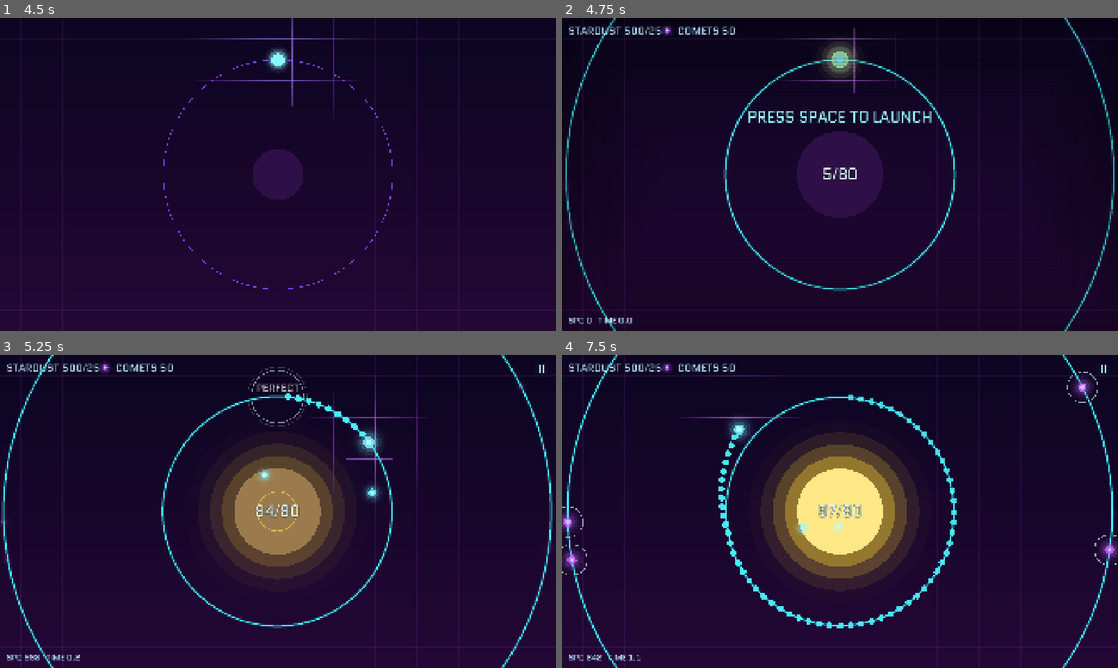
Above: before the commit, frames 1-4 (two rows, left to right).
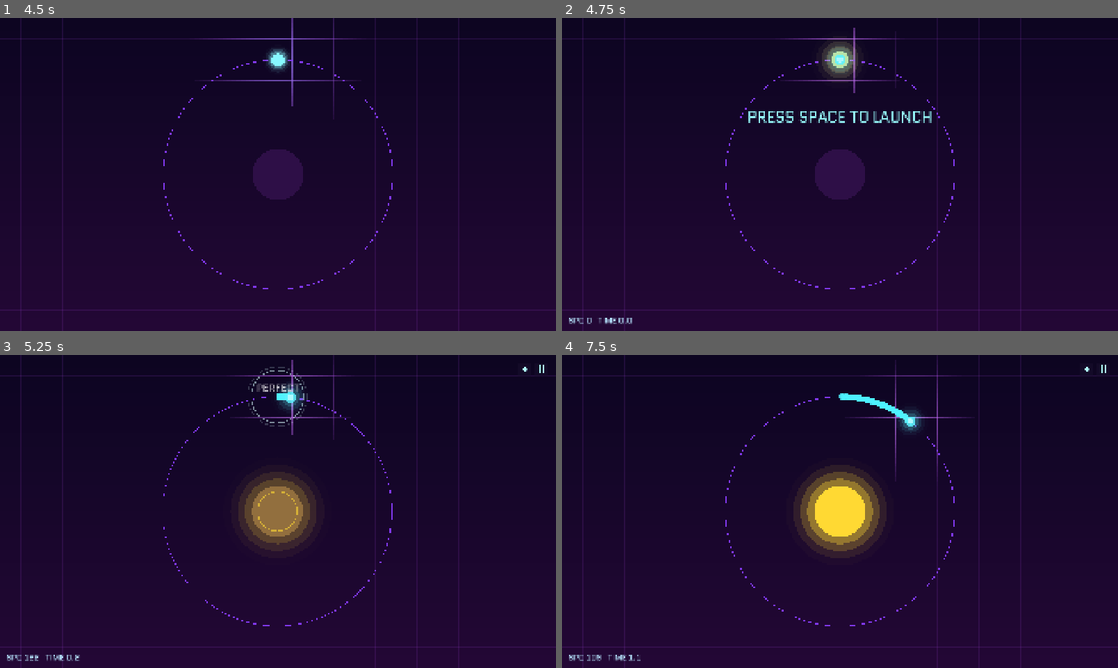
Above: after the commit, the same moments.

Repository: kjbrown-sandbox/juniper-dev-gamejam
Game: Godot game, scene res://MainMenu.tscn
Same seed, same stepped clock (60 frames per second), same inputs: the game is played once before the commit and once after it.
Inputs (mouse positions are in pixels of both pictures, inside the frame that each line leads up to):
- Up to frame 1 (4.5 s): click "PLAY" at 0.5 s; tap Enter at 1.25, 2.85 s; move the mouse to (400, 158) at 1.27 s; hold Right 1.28-2 s; hold F 1.28-2 s; click (400, 158) at 1.42 s; tap Space at 1.52 s; drag from (166, 190) to (250, 237) at 2.02 s; move the mouse to (333, 105) at 2.77 s; hold Right 2.78-3.5 s; click (333, 105) at 2.92 s; drag from (250, 237) to (111, 127) at 3.52 s; move the mouse to (444, 221) at 4.27 s; hold Left from 4.28 s (still down); tap N at 4.35 s; click (444, 221) at 4.42 s
- Up to frame 2 (4.75 s): keep holding Left; tap Space at 4.52 s
- Up to frame 3 (5.25 s): release Left at 5 s; tap Space at 5 s; drag from (111, 464) to (194, 433) at 5.02 s
- Up to frame 4 (7.5 s): move the mouse to (867, 511) at 5.77 s; hold Down 5.78-6.5 s; tap P at 5.85 s; click (867, 511) at 5.92 s; tap Enter at 6.5 s; drag from (756, 433) to (728, 527) at 6.52 s; tap Space at 7.25 s; move the mouse to (962, 495) at 7.27 s; hold Up from 7.28 s (still down); hold F from 7.28 s (still down); click (962, 495) at 7.42 s

Frame 1 is identical in both runs. In frame 2, 4.8% of the frame differs, in the area x 0-100%, y 0-100%; in frame 3, 11%; in frame 4, 15%.

Commit message:
Add in-game volume button + Music/SFX toggles
A corner volume button (left of pause) toggles master mute; hovering it
reveals a popup with a volume slider + Music/SFX toggles, built from a new
shared AudioControls widget that the main-menu settings page also uses.

- AudioControls.gd: shared slider + labeled Music/SFX toggles; state lives
  in the AudioServer buses (session-only, no save).
- Sfx.gd: create Music (with disabled low-pass for the pause muffle) + SFX
  buses up front in the autoload; route all SFX players to the SFX bus.
- MainMenu.gd: settings panel reuses AudioControls; menu music -> Music bus.
- Game.gd: hand-drawn volume button + hover popup; hud_hidden flag to
  suppress the whole HUD overlay for clean captures.
- Speaker icons by Kenney (CC0), credited in CREDITS.md + the in-game screen.

Co-Authored-By: Claude Opus 4.8 (1M context) <noreply@anthropic.com>

Diff:
--- /dev/null
+++ b/AudioControls.gd
@@ -0,0 +1,108 @@
+class_name AudioControls
+extends RefCounted
+# Shared audio-settings widget: a master-volume slider + Music/SFX mute toggles. Built by BOTH the
+# main-menu settings panel (MainMenu) and the in-game hover popup (Game), so the two stay identical.
+#
+# There's no settings store: the AudioServer buses ARE the state (volume_db on Master, mute on the
+# "Music"/"SFX" buses), and those persist for the whole session. So build() just reads the current
+# bus state when it's created and writes it back on change. Session-only, matching the jam's no-save
+# design — nothing is saved to disk.
+
+static func build(style: VisualStyle, ui_font: Font) -> Control:
+	var vb := VBoxContainer.new()
+	vb.add_theme_constant_override("separation", 18)
+	vb.custom_minimum_size = Vector2(300, 0)
+
+	# Master volume: slider + live percentage (same dB math as MainMenu._set_volume).
+	vb.add_child(_label("VOLUME", 26, style, ui_font))
+	var row := HBoxContainer.new()
+	row.add_theme_constant_override("separation", 14)
+	var slider := HSlider.new()
+	slider.min_value = 0.0
+	slider.max_value = 100.0
+	slider.step = 1.0
+	slider.value = clampf(db_to_linear(AudioServer.get_bus_volume_db(0)) * 100.0, 0.0, 100.0)
+	slider.custom_minimum_size = Vector2(0, 40)
+	slider.size_flags_horizontal = Control.SIZE_EXPAND_FILL
+	slider.size_flags_vertical = Control.SIZE_SHRINK_CENTER
+	style_slider(slider, style)
+	var pct := _label("%d%%" % int(round(slider.value)), 24, style, ui_font)
+	pct.custom_minimum_size = Vector2(72, 0)
+	pct.horizontal_alignment = HORIZONTAL_ALIGNMENT_RIGHT
+	# No sound on change: value_changed fires once per pixel of travel, so a blip would machine-gun.
+	slider.value_changed.connect(func(v):
+		AudioServer.set_bus_volume_db(0, -80.0 if v <= 0.0 else linear_to_db(v / 100.0))
+		pct.text = "%d%%" % int(round(v)))
+	row.add_child(slider)
+	row.add_child(pct)
+	vb.add_child(row)
+
+	# Music / SFX toggles — each rides its own bus, muted independently of the master.
+	vb.add_child(_toggle("Music", "Music", style, ui_font))
+	vb.add_child(_toggle("SFX", "SFX", style, ui_font))
+	return vb
+
+
+# A labeled on/off toggle bound to a bus's mute flag. "pressed" = sound ON (bus un-muted). The -1
+# guards make it a safe no-op if the bus doesn't exist yet (e.g. before Sfx sets the buses up).
+static func _toggle(label: String, bus: String, style: VisualStyle, ui_font: Font) -> CheckButton:
+	var c := CheckButton.new()
+	c.text = label
+	c.add_theme_font_override("font", ui_font)
+	c.add_theme_font_size_override("font_size", 24)
+	c.add_theme_color_override("font_color", style.hud_text)
+	c.add_theme_color_override("font_hover_color", style.moon_fast)
+	c.add_theme_color_override("font_pressed_color", style.moon_fast)
+	var idx := AudioServer.get_bus_index(bus)
+	c.button_pressed = idx < 0 or not AudioServer.is_bus_mute(idx)
+	c.toggled.connect(func(on):
+		var i := AudioServer.get_bus_index(bus)
+		if i >= 0:
+			AudioServer.set_bus_mute(i, not on))
+	return c
+
+
+static func _label(text: String, size: int, style: VisualStyle, ui_font: Font) -> Label:
+	var l := Label.new()
+	l.text = text
+	l.add_theme_font_override("font", ui_font)
+	l.add_theme_font_size_override("font_size", size)
+	l.add_theme_color_override("font_color", style.hud_text)
+	return l
+
+
+# Cyan track + filled bar (same hue as everything else) and a grabber 2× the default size.
+# Moved here from MainMenu so the menu panel and the in-game popup share one slider look.
+static func style_slider(s: HSlider, style: VisualStyle) -> void:
+	var track := StyleBoxFlat.new()
+	track.bg_color = Color(style.moon_slow.r, style.moon_slow.g, style.moon_slow.b, 0.55)
+	track.set_corner_radius_all(5)
+	track.content_margin_top = 5.0
+	track.content_margin_bottom = 5.0
+	s.add_theme_stylebox_override("slider", track)
+	var fill := StyleBoxFlat.new()
+	fill.bg_color = style.moon_slow
+	fill.set_corner_radius_all(5)
+	fill.content_margin_top = 5.0
+	fill.content_margin_bottom = 5.0
+	s.add_theme_stylebox_override("grabber_area", fill)
+	s.add_theme_stylebox_override("grabber_area_highlight", fill)
+	var grab := make_grabber(34, style.moon_fast)
+	s.add_theme_icon_override("grabber", grab)
+	s.add_theme_icon_override("grabber_highlight", grab)
+	s.add_theme_icon_override("grabber_disabled", grab)
+
+
+static func make_grabber(diameter: int, col: Color) -> ImageTexture:
+	var img := Image.create(diameter, diameter, false, Image.FORMAT_RGBA8)
+	img.fill(Color(0, 0, 0, 0))
+	var rad := float(diameter) * 0.5
+	var ctr := Vector2(rad, rad)
+	for y in diameter:
+		for x in diameter:
+			var d := Vector2(x + 0.5, y + 0.5).distance_to(ctr)
+			if d <= rad:
+				var c := col
+				c.a = col.a * clampf(rad - d, 0.0, 1.0)   # 1px soft edge
+				img.set_pixelv(Vector2i(x, y), c)
+	return ImageTexture.create_from_image(img)
--- a/Game.gd
+++ b/Game.gd
@@ -18,6 +18,8 @@
 # recolored (via Icon.recolored) from its source green to the hint text color.
 var music: AudioStreamPlayer
 var arrow_tex: Texture2D
+var audio_on_tex: Texture2D    # speaker glyphs for the corner volume button (recolored once in _ready)
+var audio_off_tex: Texture2D
 
 # SPACE light-hit collision: a circle at the moon head overlaps a per-light Area2D pool. They live
 # in unzoomed world space (the renderer applies the camera manually in _draw), so overlap is in
@@ -140,7 +142,7 @@
 @export var fin_hold := 0.5             # victory screen: pause after each element before the next starts
 
 # ── Debug ──────────────────────────────────────────────────
-@export var debug_start := true         # TESTING: start with every upgrade + two rings sealed. TURN OFF before shipping.
+@export var debug_start := false         # TESTING: start with every upgrade + two rings sealed. TURN OFF before shipping.
 
 # ── State ──────────────────────────────────────────────────
 var phase := "play"      # play | dead | won | finale (the escape cinematic)
@@ -160,6 +162,9 @@
 var _end_holder: Control        # parent Control whose modulate drives the staged fade-in
 var _end_again: Button
 var _end_menu: Button
+var _vol_layer: CanvasLayer      # the corner volume button's hover popup (slider + Music/SFX toggles)
+var _vol_pop: Control
+var _vol_pop_open := false
 var _core_bought_in_shop := false   # a Core upgrade was bought this shop visit -> top core off on close
 # Run totals for the victory screen (cumulative, not the spendable wallets).
 var total_stardust := 0
@@ -223,6 +228,7 @@
 var asteroid_respawn := 0.0
 var square_respawn := 0.0
 var paused := false
+var hud_hidden := false      # set true to hide the whole HUD overlay (counters, SPD/TIME, corner buttons) for clean captures
 var confirm_reset := false   # R opens an "are you sure?" overlay before actually resetting
 var confirm_hit: Array = []  # clickable Yes/No regions in the confirm overlay
 var space_cd := 0.0
@@ -282,6 +288,10 @@
 	_setup_music_bus()   # route music through a low-pass "Music" bus so we can muffle it on pause
 	# Recolor the green arrow art to the hint text color for the ring-nav prompt.
 	arrow_tex = Icon.recolored(load("res://assets/icons/arrows.png"), style.banner_info)
+	# Speaker glyphs for the corner volume button, recolored once (Icon.recolored is a per-pixel loop).
+	audio_on_tex = Icon.recolored(load("res://assets/icons/audioOn.png"), style.banner_pause)
+	audio_off_tex = Icon.recolored(load("res://assets/icons/audioOff.png"), style.banner_pause)
+	_build_volume_popup()
 	# Capture export bases BEFORE the first reset, so editing an @export actually takes effect
 	# (reset() restores from here instead of hardcoded duplicates).
 	_base = {
@@ -411,6 +421,41 @@
 	s.set_corner_radius_all(4)
 	s.set_content_margin_all(10)
 	return s
+
+
+# ── Volume popup (real Control nodes) ──────────────────────
+# The corner volume button is hand-drawn next to the pause icon (see _draw_hud); hovering it reveals
+# this panel — the SAME AudioControls widget the main-menu settings page uses. Built once, hidden;
+# shown/positioned by _update_volume_popup(). (The game never truly pauses the SceneTree — "paused"
+# is a plain flag — so these Controls keep taking mouse input while paused, no process_mode needed.)
+func _build_volume_popup() -> void:
+	_vol_layer = CanvasLayer.new()
+	_vol_layer.layer = 10
+	add_child(_vol_layer)
+	var panel := PanelContainer.new()
+	panel.add_theme_stylebox_override("panel", _end_sb(Color(0.08, 0.09, 0.14, 0.96), style.banner_pause, 2))
+	panel.add_child(AudioControls.build(style, ui_font))
+	_vol_pop = panel
+	_vol_pop.visible = false
+	_vol_layer.add_child(_vol_pop)
+
+
+# Show the popup while the cursor is over the volume button OR the popup itself (grown a touch so the
+# gap between them doesn't make it flicker), and keep it pinned under the button's row. Force it shut
+# whenever the button isn't drawn (shop/reset overlay, or not actively playing).
+func _update_volume_popup() -> void:
+	if _vol_pop == null:
+		return
+	var want := false
+	if phase == "play" and started and not shop_open and not confirm_reset:
+		var mp := get_viewport().get_mouse_position()
+		want = vol_btn_rect().has_point(mp) or (_vol_pop_open and _vol_pop.get_global_rect().grow(14.0).has_point(mp))
+		if want:
+			var vp := get_viewport_rect().size
+			_vol_pop.position = Vector2(vp.x - 26.0 - _vol_pop.size.x, vol_btn_rect().end.y + 6.0)
+	if want != _vol_pop_open:
+		_vol_pop_open = want
+		_vol_pop.visible = want
 
 
 # Reveal + fade the victory buttons in sync with the staged end-screen schedule (same `a_btns` curve
@@ -896,6 +941,7 @@
 
 # ── Sim ────────────────────────────────────────────────────
 func _process(delta: float) -> void:
+	_update_volume_popup()   # hover-driven; runs every frame (incl. while paused) before the sim gates
 	if phase == "won" or phase == "dead":
 		if finale_won:
 			finale_end_t += delta   # drives the staged fade-in of the victory screen
@@ -1435,6 +1481,12 @@
 	if shop_open:
 		return
 
+	# Volume button (left of pause): toggle master mute = all sound on/off. The hover popup's slider
+	# and toggles are real Controls, so they swallow their own clicks before this ever fires.
+	if phase == "play" and started and vol_btn_rect().has_point(mp):
+		AudioServer.set_bus_mute(0, not AudioServer.is_bus_mute(0))
+		return
+
 	# Pause toggle via the corner icon (Pleenko-style clickable pause button).
 	if phase == "play" and started and pause_btn_rect().has_point(mp):
 		paused = not paused
@@ -2230,6 +2282,8 @@
 
 
 func _draw_hud(font: Font) -> void:
+	if hud_hidden:
+		return   # clean-capture mode: suppress all overlay chrome (toggle with H)
 	var vp := get_viewport_rect().size
 	# Dev readout (bottom-left): live speed + elapsed game time.
 	dtext(font, Vector2(22, vp.y - 26), "SPD %d   TIME %.1f" % [int(speed), game_time], HORIZONTAL_ALIGNMENT_LEFT, -1, 14, style.hud_text)
@@ -2259,6 +2313,15 @@
 			draw_colored_polygon(PackedVector2Array([bc + Vector2(-ps * 0.7, -ps), bc + Vector2(ps, 0), bc + Vector2(-ps * 0.7, ps)]), style.banner_pause)
 		else:
 			draw_pause_bars(bc, r.size.x * 0.26, style.banner_pause)
+
+		# Clickable volume button (left of pause). Click toggles all sound; hover reveals the popup.
+		# Speaker-off glyph when master is muted OR the slider's dragged to silence.
+		var vr := vol_btn_rect()
+		draw_rect(vr, Color(0.1, 0.06, 0.18, 0.5))
+		var muted := AudioServer.is_bus_mute(0) or AudioServer.get_bus_volume_db(0) <= -79.0
+		var vtex := audio_off_tex if muted else audio_on_tex
+		var isz := vr.size.x * 0.58
+		draw_texture_rect(vtex, Rect2(vr.position + (vr.size - Vector2(isz, isz)) * 0.5, Vector2(isz, isz)), false)
 
 	var sc := screen_center()
 	# Centered banners — CENTER alignment in a wide box so they stay centered at any text scale.
@@ -2340,6 +2403,12 @@
 	return Rect2(vp.x - s - 26.0, 26.0, s, s)
 
 
+# The volume button sits one button-width (+12px gap) to the left of the pause button.
+func vol_btn_rect() -> Rect2:
+	var r := pause_btn_rect()
+	return Rect2(r.position.x - r.size.x - 12.0, r.position.y, r.size.x, r.size.y)
+
+
 # The true-ending victory screen: large white title, run stats, and two stacked buttons. No game UI.
 func _draw_finale_end(font: Font) -> void:
 	var sc := screen_center()
--- a/MainMenu.gd
+++ b/MainMenu.gd
@@ -47,7 +47,7 @@
 	["CAPSULE ART", "Dane Durrant"],
 	["MUSIC", "\"Space Sprinkles\" — Matthew Pablo (CC-BY 3.0)\n\"Magic Space\" — CodeManu (CC0)\nfrom OpenGameArt.org"],
 	["SOUND EFFECTS", "\"Pixel Combat\" — Helton Yan (CC-BY 4.0)\nheltonyan.itch.io/pixelcombat"],
-	["ICONS", "Arrows — hqrloveq (Flaticon)\nInfinity — Freepik (Flaticon)"],
+	["ICONS", "Arrows — hqrloveq (Flaticon)\nInfinity — Freepik (Flaticon)\nSpeaker — Kenney (CC0)"],
 ]
 const CREDITS_FOOTER := "Made for the Juniper Dev game jam with Godot 4.6"
 
@@ -58,7 +58,6 @@
 var _settings_box: Control
 var _credits_box: Control
 var _logo: TextureRect
-var _pct_label: Label
 var _music: AudioStreamPlayer
 var _music_started := false
 
@@ -233,7 +232,7 @@
 # ── Audio ──────────────────────────────────────────────────
 func _build_music() -> void:
 	_music = AudioStreamPlayer.new()
-	_music.bus = "Master"
+	_music.bus = "Music"   # so the Music toggle silences the menu theme too (intro fade rides volume_db)
 	# Menu theme = "Space Sprinkles" (in-game "magic space" is triggered from Game.gd instead).
 	var stream: AudioStream = load("res://assets/sound/Space Sprinkles.mp3")
 	if stream != null:
@@ -302,28 +301,10 @@
 	var pv := VBoxContainer.new()
 	pv.add_theme_constant_override("separation", 22)
 	pv.custom_minimum_size = Vector2(560, 0)
-	var vol_label := _make_label("VOLUME", 32)
-	var row := HBoxContainer.new()
-	row.add_theme_constant_override("separation", 18)
-	var slider := HSlider.new()
-	slider.min_value = 0.0
-	slider.max_value = 100.0
-	slider.step = 1.0
-	slider.value = volume
-	slider.custom_minimum_size = Vector2(0, 44)
-	slider.size_flags_horizontal = Control.SIZE_EXPAND_FILL
-	slider.size_flags_vertical = Control.SIZE_SHRINK_CENTER
-	_style_slider(slider)
-	slider.value_changed.connect(_on_volume_changed)
-	_pct_label = _make_label("%d%%" % int(round(volume)), 28)
-	_pct_label.custom_minimum_size = Vector2(96, 0)
-	_pct_label.horizontal_alignment = HORIZONTAL_ALIGNMENT_RIGHT
-	row.add_child(slider)
-	row.add_child(_pct_label)
+	# Volume slider + Music/SFX toggles — the same widget the in-game popup uses (AudioControls).
+	pv.add_child(AudioControls.build(style, ui_font))
 	var back_btn := _make_button("BACK")
 	back_btn.pressed.connect(_on_back)
-	pv.add_child(vol_label)
-	pv.add_child(row)
 	pv.add_child(back_btn)
 	panel.add_child(pv)
 	_settings_box.add_child(panel)
@@ -466,47 +447,3 @@
 	_credits_box.visible = false
 	_menu_box.visible = true
 	_play_btn.grab_focus()
-
-
-func _on_volume_changed(v: float) -> void:
-	# No sound here on purpose: value_changed fires once per pixel of slider travel, so a blip would
-	# machine-gun while dragging. The volume change is its own feedback.
-	_set_volume(v)
-	if _pct_label != null:
-		_pct_label.text = "%d%%" % int(round(v))
-
-
-# Cyan track + filled bar (same hue as everything else) and a grabber 2× the default size.
-func _style_slider(s: HSlider) -> void:
-	var track := StyleBoxFlat.new()
-	track.bg_color = Color(style.moon_slow.r, style.moon_slow.g, style.moon_slow.b, 0.55)
-	track.set_corner_radius_all(5)
-	track.content_margin_top = 5.0
-	track.content_margin_bottom = 5.0
-	s.add_theme_stylebox_override("slider", track)
-	var fill := StyleBoxFlat.new()
-	fill.bg_color = style.moon_slow
-	fill.set_corner_radius_all(5)
-	fill.content_margin_top = 5.0
-	fill.content_margin_bottom = 5.0
-	s.add_theme_stylebox_override("grabber_area", fill)
-	s.add_theme_stylebox_override("grabber_area_highlight", fill)
-	var grab := _make_grabber(34, style.moon_fast)
-	s.add_theme_icon_override("grabber", grab)
-	s.add_theme_icon_override("grabber_highlight", grab)
-	s.add_theme_icon_override("grabber_disabled", grab)
-
-
-func _make_grabber(diameter: int, col: Color) -> ImageTexture:
-	var img := Image.create(diameter, diameter, false, Image.FORMAT_RGBA8)
-	img.fill(Color(0, 0, 0, 0))
-	var rad := float(diameter) * 0.5
-	var ctr := Vector2(rad, rad)
-	for y in diameter:
-		for x in diameter:
-			var d := Vector2(x + 0.5, y + 0.5).distance_to(ctr)
-			if d <= rad:
-				var c := col
-				c.a = col.a * clampf(rad - d, 0.0, 1.0)   # 1px soft edge
-				img.set_pixelv(Vector2i(x, y), c)
-	return ImageTexture.create_from_image(img)
--- a/Sfx.gd
+++ b/Sfx.gd
@@ -11,8 +11,9 @@
 #   Sfx.loop("beam")               start a sustained loop (idempotent; needs loop set on import)
 #   Sfx.stop("beam")               stop that loop
 #
-# Volume rides the Master bus, which MainMenu's volume slider already drives (persists across
-# the scene cut into the game).
+# Buses (set up once in _ready, persist for the session): SFX rides its own "SFX" bus and music
+# rides "Music"; both feed Master. The master volume slider drives Master, and the Music/SFX
+# toggles mute their bus — so the two are controllable independently.
 
 const DIR := "res://assets/sound/sfx/"
 const EXTS := ["wav", "ogg", "mp3"]
@@ -25,11 +26,32 @@
 
 
 func _ready() -> void:
+	_ensure_buses()
 	for i in POOL:
 		var p := AudioStreamPlayer.new()
-		p.bus = "Master"
+		p.bus = "SFX"
 		add_child(p)
 		_pool.append(p)
+
+
+# Create the "Music" and "SFX" buses (both sending to Master) if they don't exist yet. This runs
+# from the autoload so the buses are present app-wide — the menu's audio toggles need them before
+# Game ever loads. Idempotent: AudioServer buses persist across scene reloads, so reuse any that
+# already exist. The Music bus carries a (disabled) low-pass filter that Game toggles to muffle the
+# track while paused — see Game._set_music_muffled().
+func _ensure_buses() -> void:
+	if AudioServer.get_bus_index("Music") == -1:
+		var idx := AudioServer.bus_count
+		AudioServer.add_bus(idx)
+		AudioServer.set_bus_name(idx, "Music")
+		AudioServer.set_bus_send(idx, "Master")
+		AudioServer.add_bus_effect(idx, AudioEffectLowPassFilter.new())
+		AudioServer.set_bus_effect_enabled(idx, 0, false)
+	if AudioServer.get_bus_index("SFX") == -1:
+		var idx := AudioServer.bus_count
+		AudioServer.add_bus(idx)
+		AudioServer.set_bus_name(idx, "SFX")
+		AudioServer.set_bus_send(idx, "Master")
 
 
 # Resolve a name to its stream, trying each extension once. Result (incl. "no file") is cached.
@@ -70,7 +92,7 @@
 		if s == null:
 			return
 		p = AudioStreamPlayer.new()
-		p.bus = "Master"
+		p.bus = "SFX"
 		p.stream = s
 		add_child(p)
 		_loops[name] = p
Not shown, added: AudioControls.gd.uid
Binary file added: assets/icons/audioOff.png
Not shown, added: assets/icons/audioOff.png.import
Binary file added: assets/icons/audioOn.png
Not shown, added: assets/icons/audioOn.png.import
Not shown, changed: CREDITS.md
Not shown, changed: DESIGN_LOG.md
